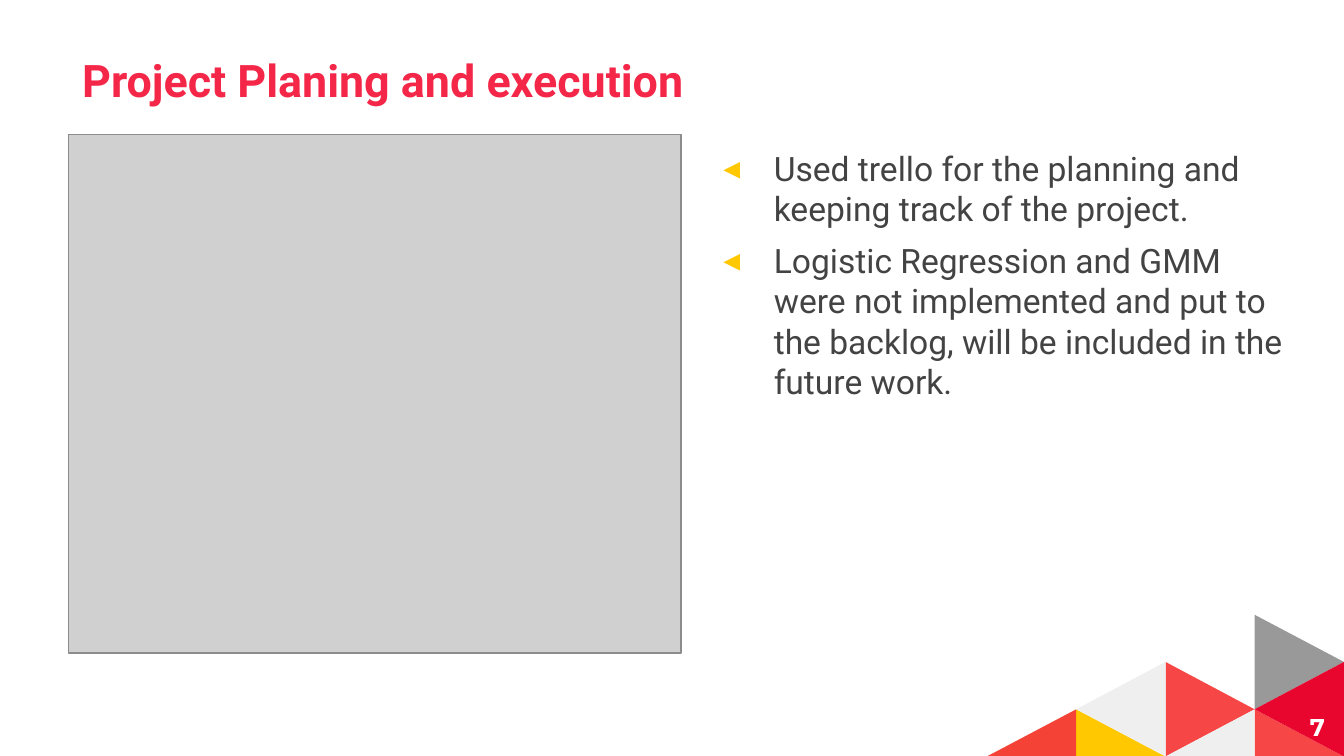
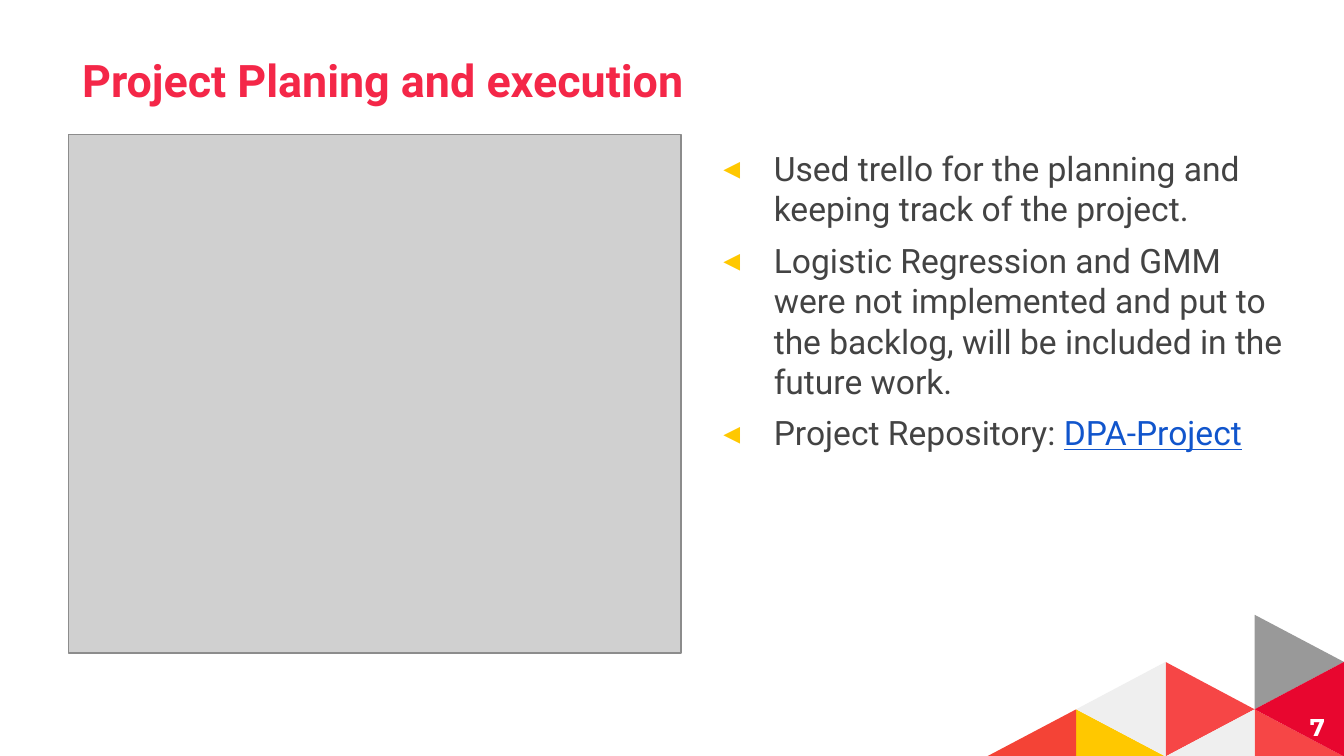
Before and after one commit to karthikkaiplody/DPA-Project, a slide deck: slide 7 of presentation/DPA-Presentation.pptx. Drawn at 1344x756 pixels with LibreOffice and Linux fonts; fonts in the diff are those of the drawing; grey boxes stand for pictures; background and template pictures are left out. Boxes give left, top, right and bottom in pixels: in the first picture for what was removed or moved away, otherwise in the second. Text is boxed around its words. In the diff, an @@ line names an element or a change of style, - is before the commit and + after.

Commit message:
Updated DPA-presentation

```diff
--- a/presentation/DPA-Presentation.pptx
+++ b/presentation/DPA-Presentation.pptx
@@ text at [774, 421, 1242, 452]: paragraph added @@
+◂ Project Repository: DPA-Project
```
